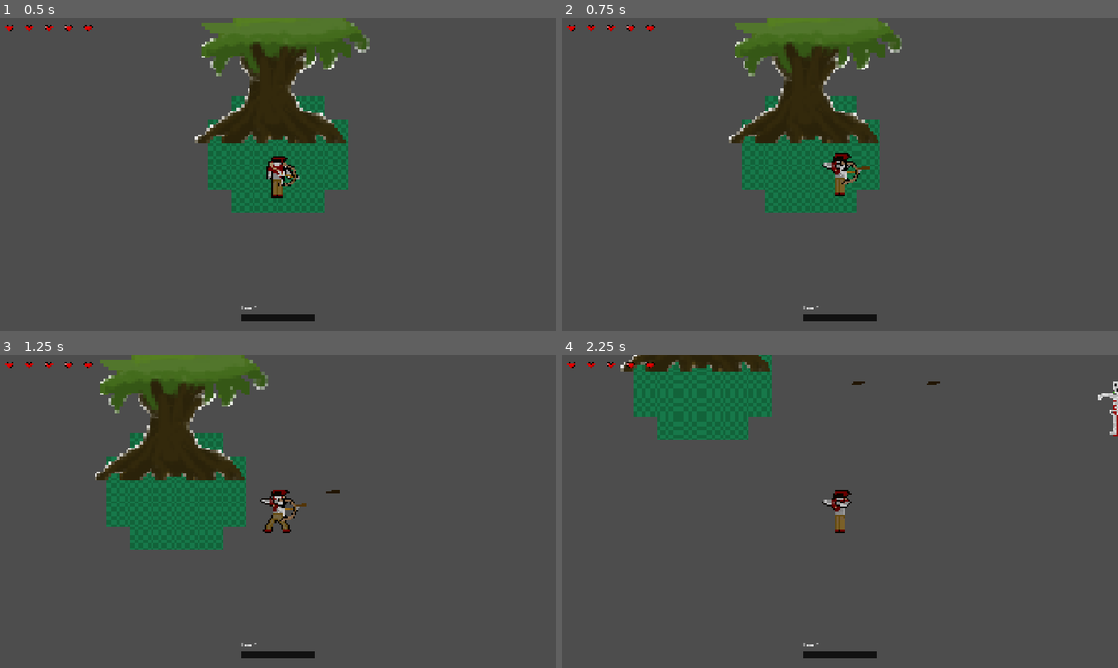
Above: before the commit, frames 1-4 (two rows, left to right).
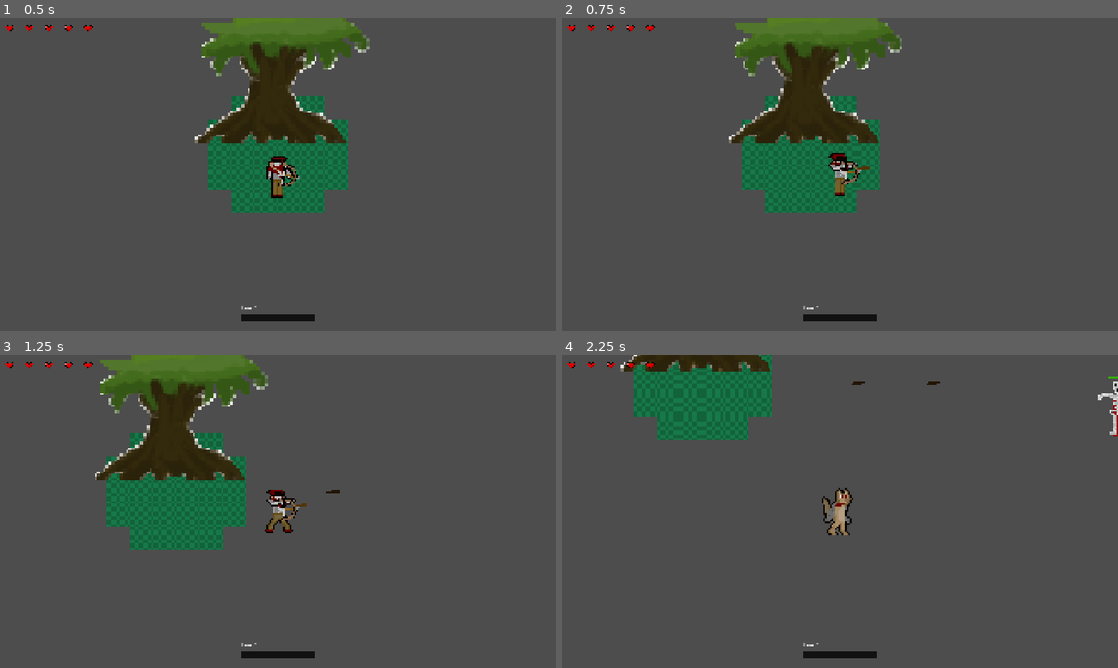
Above: after the commit, the same moments.

Repository: OdieEstee/Crimson-Game-Jam-2026
Game: Godot game, scene res://Scenes/main.tscn
Same seed, same stepped clock (60 frames per second), same inputs: the game is played once before the commit and once after it.
Inputs (mouse positions are in pixels of both pictures, inside the frame that each line leads up to):
- Up to frame 1 (0.5 s): no input
- Up to frame 2 (0.75 s): tap Enter at 0.5 s; move the mouse to (962, 158) at 0.52 s; press the mouse at (962, 158) at 0.53 s; hold Right (Right) from 0.53 s (still down)
- Up to frame 3 (1.25 s): keep holding Right (Right)
- Up to frame 4 (2.25 s): move the mouse to (728, 527) at 1.27 s; release Right (Right) at 1.28 s; release the mouse at (728, 527) at 1.28 s; hold Down (Down) 1.28-2.03 s; tap E (LevelUp) at 1.35 s; move the mouse to (895, 442) at 2.02 s; hold Right (Right) from 2.03 s (still down); tap R (Transform) at 2.1 s

Frame 1 is identical in both runs. In frame 2, 0.2% of the frame differs, in the area x 46-54%, y 43-57%; in frame 3, 0.3%; in frame 4, 0.6%, in the area x 46-100%, y 6-58%.

Commit message:
Polished animations

Diff:
--- a/game-jam-2026/Scenes/enemy.tscn
+++ b/game-jam-2026/Scenes/enemy.tscn
@@ -10,8 +10,8 @@
 gradient = SubResource("Gradient_7xaro")
 
 [sub_resource type="CapsuleShape2D" id="CapsuleShape2D_ssi1j"]
-radius = 3.0
-height = 28.0
+radius = 4.0
+height = 36.0
 
 [sub_resource type="AtlasTexture" id="AtlasTexture_afpow"]
 atlas = ExtResource("2_1f0kj")
@@ -51,10 +51,12 @@
 texture = SubResource("GradientTexture2D_ssi1j")
 
 [node name="EnemyCollisionBox" type="CollisionShape2D" parent="." unique_id=1109852866]
+position = Vector2(0, -5)
 shape = SubResource("CapsuleShape2D_ssi1j")
 
 [node name="HealthBar" type="Node2D" parent="." unique_id=650953695]
-position = Vector2(0, -18)
+position = Vector2(0, -28)
+scale = Vector2(2, 1)
 
 [node name="Background" type="ColorRect" parent="HealthBar" unique_id=285403809]
 offset_left = -3.0
--- a/game-jam-2026/Scenes/main.tscn
+++ b/game-jam-2026/Scenes/main.tscn
@@ -14,6 +14,66 @@
 [ext_resource type="Texture2D" uid="uid://b343cq7nantpa" path="res://Lyds sprites/backgroudns/tree no back.png" id="8_6iyac"]
 [ext_resource type="Texture2D" uid="uid://oxr8mi7jljr2" path="res://Lyds sprites/human/bow no back.png" id="8_h1bgf"]
 
+[sub_resource type="AtlasTexture" id="AtlasTexture_gt3je"]
+atlas = ExtResource("4_jkdf5")
+region = Rect2(0, 0, 32, 32)
+
+[sub_resource type="AtlasTexture" id="AtlasTexture_3pmx8"]
+atlas = ExtResource("4_jkdf5")
+region = Rect2(32, 0, 32, 32)
+
+[sub_resource type="AtlasTexture" id="AtlasTexture_u50mg"]
+atlas = ExtResource("4_jkdf5")
+region = Rect2(64, 0, 32, 32)
+
+[sub_resource type="AtlasTexture" id="AtlasTexture_cbgmd"]
+atlas = ExtResource("4_jkdf5")
+region = Rect2(0, 32, 32, 32)
+
+[sub_resource type="AtlasTexture" id="AtlasTexture_1w6v2"]
+atlas = ExtResource("4_jkdf5")
+region = Rect2(64, 32, 32, 32)
+
+[sub_resource type="AtlasTexture" id="AtlasTexture_ueoa1"]
+atlas = ExtResource("4_jkdf5")
+region = Rect2(32, 32, 32, 32)
+
+[sub_resource type="AtlasTexture" id="AtlasTexture_6vcvc"]
+atlas = ExtResource("5_wsu2k")
+region = Rect2(0, 0, 32, 32)
+
+[sub_resource type="AtlasTexture" id="AtlasTexture_7k868"]
+atlas = ExtResource("5_wsu2k")
+region = Rect2(32, 0, 32, 32)
+
+[sub_resource type="AtlasTexture" id="AtlasTexture_hpc6h"]
+atlas = ExtResource("5_wsu2k")
+region = Rect2(64, 0, 32, 32)
+
+[sub_resource type="AtlasTexture" id="AtlasTexture_kltya"]
+atlas = ExtResource("5_wsu2k")
+region = Rect2(0, 32, 32, 32)
+
+[sub_resource type="AtlasTexture" id="AtlasTexture_e08e2"]
+atlas = ExtResource("5_wsu2k")
+region = Rect2(32, 32, 32, 32)
+
+[sub_resource type="AtlasTexture" id="AtlasTexture_neg2b"]
+atlas = ExtResource("5_wsu2k")
+region = Rect2(64, 32, 32, 32)
+
+[sub_resource type="AtlasTexture" id="AtlasTexture_r33sp"]
+atlas = ExtResource("4_jkdf5")
+region = Rect2(32, 64, 32, 32)
+
+[sub_resource type="AtlasTexture" id="AtlasTexture_hdf80"]
+atlas = ExtResource("4_jkdf5")
+region = Rect2(0, 64, 32, 32)
+
+[sub_resource type="AtlasTexture" id="AtlasTexture_jwpg7"]
+atlas = ExtResource("3_fdnlq")
+region = Rect2(64, 64, 32, 32)
+
 [sub_resource type="AtlasTexture" id="AtlasTexture_b3802"]
 atlas = ExtResource("3_fdnlq")
 region = Rect2(0, 0, 32, 32)
@@ -31,66 +91,6 @@
 region = Rect2(64, 0, 32, 32)
 
 [sub_resource type="AtlasTexture" id="AtlasTexture_ee4r6"]
-atlas = ExtResource("3_fdnlq")
-region = Rect2(64, 64, 32, 32)
-
-[sub_resource type="AtlasTexture" id="AtlasTexture_gt3je"]
-atlas = ExtResource("4_jkdf5")
-region = Rect2(0, 0, 32, 32)
-
-[sub_resource type="AtlasTexture" id="AtlasTexture_3pmx8"]
-atlas = ExtResource("4_jkdf5")
-region = Rect2(32, 0, 32, 32)
-
-[sub_resource type="AtlasTexture" id="AtlasTexture_u50mg"]
-atlas = ExtResource("4_jkdf5")
-region = Rect2(64, 0, 32, 32)
-
-[sub_resource type="AtlasTexture" id="AtlasTexture_cbgmd"]
-atlas = ExtResource("4_jkdf5")
-region = Rect2(0, 32, 32, 32)
-
-[sub_resource type="AtlasTexture" id="AtlasTexture_1w6v2"]
-atlas = ExtResource("4_jkdf5")
-region = Rect2(64, 32, 32, 32)
-
-[sub_resource type="AtlasTexture" id="AtlasTexture_ueoa1"]
-atlas = ExtResource("4_jkdf5")
-region = Rect2(32, 32, 32, 32)
-
-[sub_resource type="AtlasTexture" id="AtlasTexture_6vcvc"]
-atlas = ExtResource("5_wsu2k")
-region = Rect2(0, 0, 32, 32)
-
-[sub_resource type="AtlasTexture" id="AtlasTexture_7k868"]
-atlas = ExtResource("5_wsu2k")
-region = Rect2(32, 0, 32, 32)
-
-[sub_resource type="AtlasTexture" id="AtlasTexture_hpc6h"]
-atlas = ExtResource("5_wsu2k")
-region = Rect2(64, 0, 32, 32)
-
-[sub_resource type="AtlasTexture" id="AtlasTexture_kltya"]
-atlas = ExtResource("5_wsu2k")
-region = Rect2(0, 32, 32, 32)
-
-[sub_resource type="AtlasTexture" id="AtlasTexture_e08e2"]
-atlas = ExtResource("5_wsu2k")
-region = Rect2(32, 32, 32, 32)
-
-[sub_resource type="AtlasTexture" id="AtlasTexture_neg2b"]
-atlas = ExtResource("5_wsu2k")
-region = Rect2(64, 32, 32, 32)
-
-[sub_resource type="AtlasTexture" id="AtlasTexture_r33sp"]
-atlas = ExtResource("4_jkdf5")
-region = Rect2(32, 64, 32, 32)
-
-[sub_resource type="AtlasTexture" id="AtlasTexture_hdf80"]
-atlas = ExtResource("4_jkdf5")
-region = Rect2(0, 64, 32, 32)
-
-[sub_resource type="AtlasTexture" id="AtlasTexture_jwpg7"]
 atlas = ExtResource("3_fdnlq")
 region = Rect2(64, 64, 32, 32)
 
@@ -114,26 +114,6 @@
 animations = [{
 "frames": [{
 "duration": 1.0,
-"texture": SubResource("AtlasTexture_b3802")
-}, {
-"duration": 1.0,
-"texture": SubResource("AtlasTexture_fevyy")
-}, {
-"duration": 1.0,
-"texture": SubResource("AtlasTexture_hibaj")
-}, {
-"duration": 1.0,
-"texture": SubResource("AtlasTexture_pdsj5")
-}, {
-"duration": 1.0,
-"texture": SubResource("AtlasTexture_ee4r6")
-}],
-"loop": 1,
-"name": &"Coug walk",
-"speed": 5.0
-}, {
-"frames": [{
-"duration": 1.0,
 "texture": SubResource("AtlasTexture_gt3je")
 }, {
 "duration": 1.0,
@@ -191,6 +171,26 @@
 "loop": 1,
 "name": &"coug idle",
 "speed": 4.0
+}, {
+"frames": [{
+"duration": 1.0,
+"texture": SubResource("AtlasTexture_b3802")
+}, {
+"duration": 1.0,
+"texture": SubResource("AtlasTexture_fevyy")
+}, {
+"duration": 1.0,
+"texture": SubResource("AtlasTexture_hibaj")
+}, {
+"duration": 1.0,
+"texture": SubResource("AtlasTexture_pdsj5")
+}, {
+"duration": 1.0,
+"texture": SubResource("AtlasTexture_ee4r6")
+}],
+"loop": 1,
+"name": &"coug_right",
+"speed": 5.0
 }, {
 "frames": [{
 "duration": 1.0,
@@ -277,9 +277,7 @@
 
 [node name="PlayerAnimation" type="AnimatedSprite2D" parent="Player" unique_id=514649537]
 sprite_frames = SubResource("SpriteFrames_oyhdk")
-animation = &"Coug walk"
-frame = 2
-frame_progress = 0.6045367
+animation = &"coug_right"
 
 [node name="Bow" type="Sprite2D" parent="Player" unique_id=1667887449]
 scale = Vector2(0.7, 0.7)
@@ -289,6 +287,9 @@
 [node name="Camera2D" type="Camera2D" parent="Player" unique_id=1977981452]
 zoom = Vector2(5, 5)
 
+[node name="HitboxCollisionBox2" type="CollisionShape2D" parent="Player" unique_id=920417266]
+shape = SubResource("CapsuleShape2D_lquwl")
+
 [node name="Hitbox" type="Area2D" parent="Player" unique_id=1179320713]
 collision_layer = 0
 collision_mask = 4
@@ -302,11 +303,15 @@
 tile_map_data = PackedByteArray("AAABAAEAAQAAAAAAAAABAAAAAQAAAAAAAAAAAAEAAQAAAAAAAAAAAAAAAQAAAAAAAAD//wEAAQAAAAAAAAD//w …(336 unchanged characters)…
 tile_set = SubResource("TileSet_nm47f")
 
-[node name="Sprite2D" type="Sprite2D" parent="." unique_id=14914140]
+[node name="RigidBody2D" type="StaticBody2D" parent="." unique_id=1269284294]
+
+[node name="CollisionShape2D" type="CollisionShape2D" parent="RigidBody2D" unique_id=715734515]
+position = Vector2(-3, -34)
+scale = Vector2(2, 2)
+shape = SubResource("RectangleShape2D_w8vl1")
+
+[node name="Sprite2D" type="Sprite2D" parent="RigidBody2D" unique_id=14914140]
+z_index = 1
 position = Vector2(5, -64)
 scale = Vector2(2, 2)
 texture = ExtResource("8_6iyac")
-
-[node name="CollisionShape2D" type="CollisionShape2D" parent="Sprite2D" unique_id=715734515]
-position = Vector2(-4, 15)
-shape = SubResource("RectangleShape2D_w8vl1")
--- a/game-jam-2026/Scripts/player.gd
+++ b/game-jam-2026/Scripts/player.gd
@@ -99,20 +99,22 @@
 func process_animation() -> void:
 	if velocity != Vector2.ZERO:
 		last_direction = velocity.normalized()
-		play_animation("run", last_direction)
+		if not is_transformed:
+			play_animation("run", last_direction)
+		else:
+			play_animation("coug", last_direction)
 	else:
-		play_animation("", last_direction)
+		if not is_transformed:
+			player_animation.play("idle")
+		else:
+			player_animation.play("coug idle")
 
 func play_animation(prefix: String, dir: Vector2) -> void:
-		if dir.x != 0 && velocity != Vector2.ZERO:
-			player_animation.flip_h = dir.x < 0
-			player_animation.play(prefix + "_right")
-		elif dir.y < 0 && velocity != Vector2.ZERO:
-			player_animation.play(prefix + "_up")
-		elif dir.y > 0 && velocity != Vector2.ZERO:
-			player_animation.play(prefix + "_down")
-		else:
-			player_animation.play("idle")
+	if not is_transformed:
+		player_animation.flip_h = dir.x > 0
+	else:
+		player_animation.flip_h = dir.x < 0
+	player_animation.play(prefix + "_right")
 
 #Adds XP to Player and handles leveling up
 func gain_xp(amount : int) -> void:
@@ -123,7 +125,8 @@
 		current_xp -= xp_needed #carry over extra xp
 		current_level += 1 # increase player level
 		leveled_up.emit()
-		Stats.SPAWN_TIMER *= 0.5
+		Stats.SPAWN_TIMER *= 0.9
+		Stats.ENEMY_HEALTH *= 1.2
 		xp_needed = int(xp_needed * 1.25) # increases xp requirement by 25%
 
 		print("Level UP! Current level: ", current_level)
--- a/game-jam-2026/Scripts/stats.gd
+++ b/game-jam-2026/Scripts/stats.gd
@@ -11,7 +11,7 @@
 var player_lives : int
 var PLAYER_XP_TO_NEXT_LEVEL := 100 # XP needed for first level
 var PLAYER_IMMUNITY_TIME := 1.0 # Time after taking damage the player is immune for
-var PLAYER_TRANSFORM_TIME := 15.0 # How long the player can be transformed for
+var PLAYER_TRANSFORM_TIME := 5.0 # How long the player can be transformed for
 
 # Enemy stats
 var ENEMY_SPEED := 40.0 # Enemy speed
